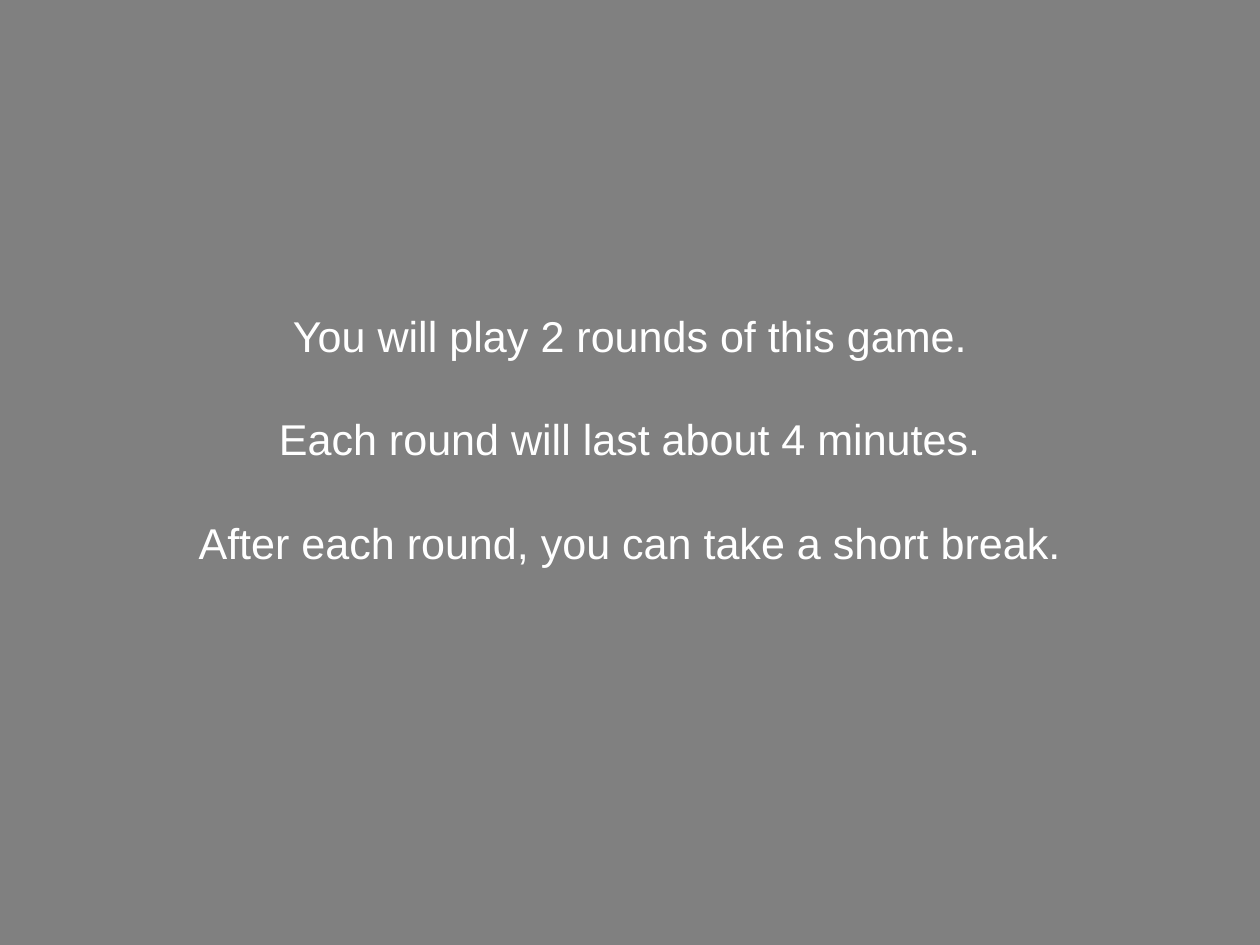
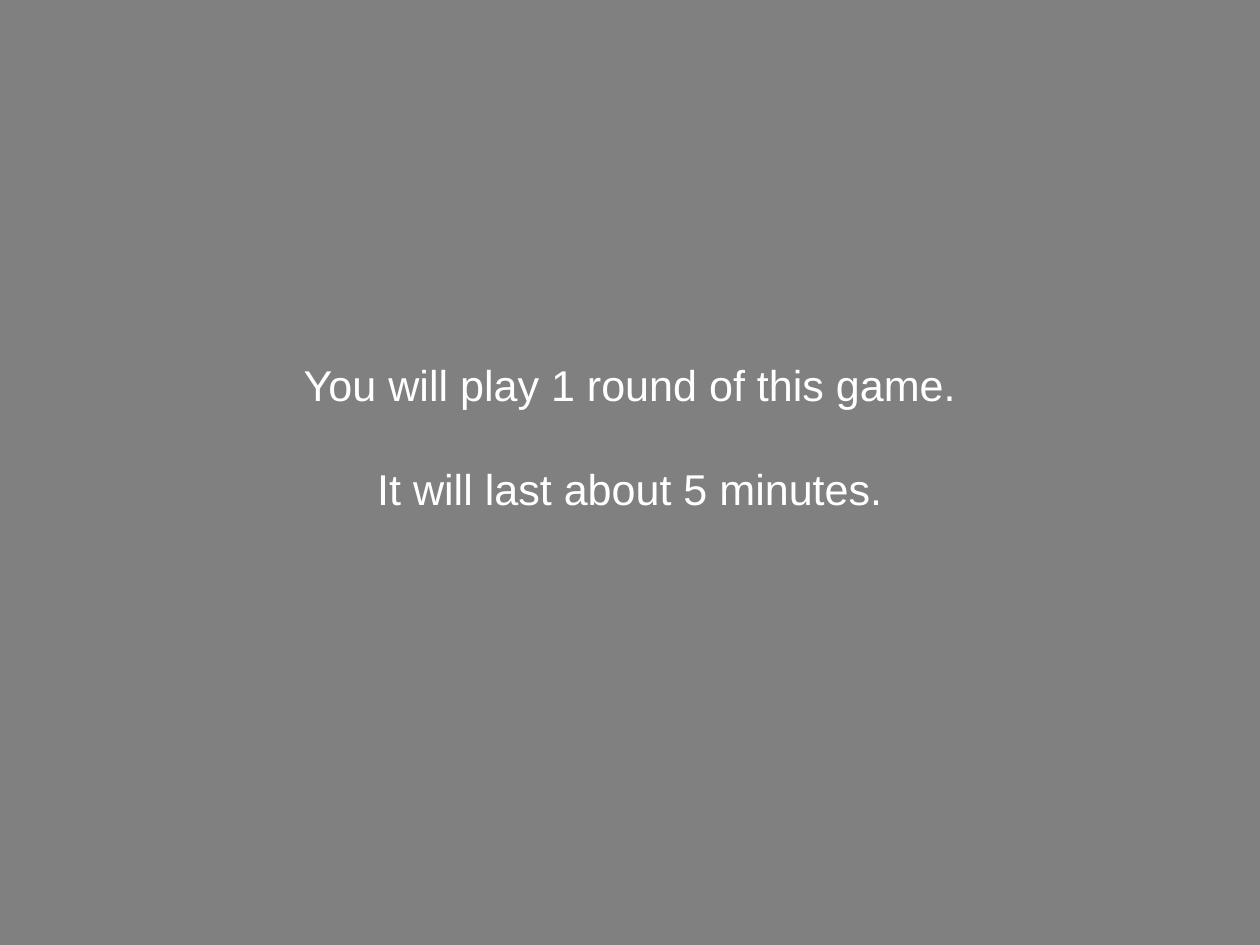
Before and after one commit to NatalieBiderman/Categories_fMRI_MTurk, a slide deck: slide 45 of static/Tools/fMRIDirections.pptx. Drawn at 1260x945 pixels with LibreOffice and Linux fonts; fonts in the diff are those of the drawing. Boxes give left, top, right and bottom in pixels: in the first picture for what was removed or moved away, otherwise in the second. Text is boxed around its words. In the diff, an @@ line names an element or a change of style, - is before the commit and + after.

```diff
--- a/static/Tools/fMRIDirections.pptx
+++ b/static/Tools/fMRIDirections.pptx
@@ subtitle at (304,370,956,506): text changed @@
-You will play 2 rounds of this game.
-Each round will last about 4 minutes.
-After each round, you can take a short break.
+You will play 1 round of this game.
+It will last about 5 minutes.
```
Also in this commit, not shown: 5 other slides changed, 11 other files.
